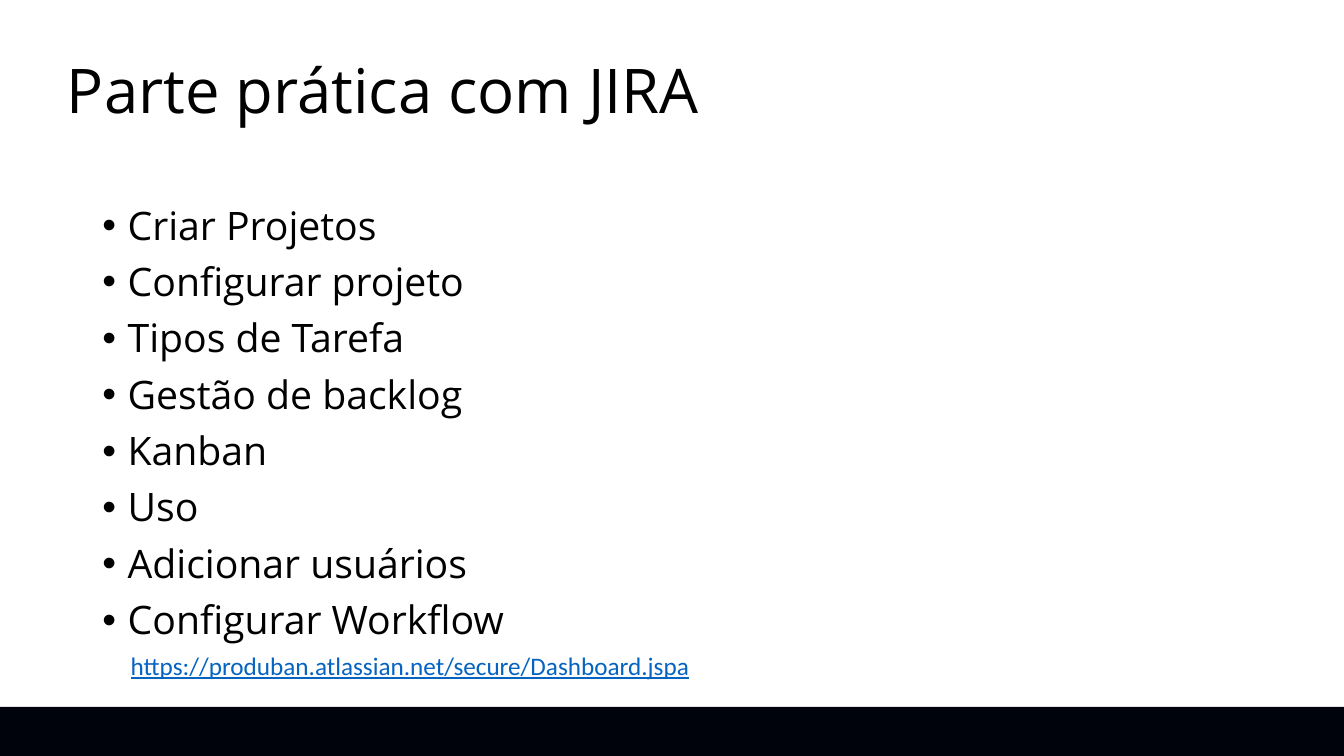
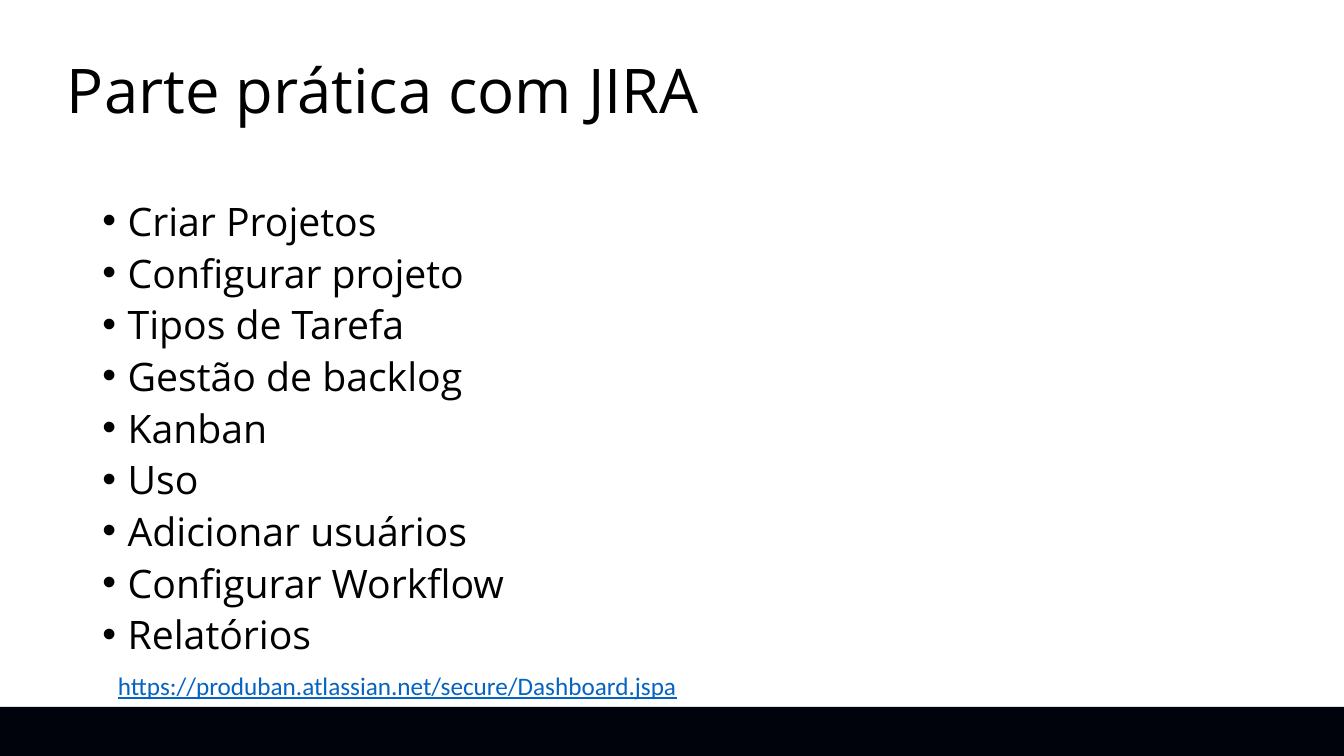
Before and after one commit to is44c/ALM-SerenityBR, a slide deck: slide 20 of Guias/Scrum e Jira/TreinamentoJira_ScrumMasterPO.pptx (slide 12 before the commit). Drawn at 1344x756 pixels with LibreOffice and Linux fonts; fonts in the diff are those of the drawing; background and template pictures are left out. Boxes give left, top, right and bottom in pixels: in the first picture for what was removed or moved away, otherwise in the second. Text is boxed around its words. In the diff, an @@ line names an element or a change of style, - is before the commit and + after.

```diff
--- a/Guias/Scrum e Jira/TreinamentoJira_ScrumMasterPO.pptx
+++ b/Guias/Scrum e Jira/TreinamentoJira_ScrumMasterPO.pptx
@@ text at (128,207,504,608): line spacing 0.9 to 0.8 @@
@@ text at (128,619,311,650): paragraph added @@
+• Relatórios
@@ text "https://produban.atlassian.net/secure/Dashboard.jspa": place and size @@
-text "https://produban.atlassian.net/secure/Dashboard.jspa" at (131,657,689,680)
+text "https://produban.atlassian.net/secure/Dashboard.jspa" at (118,677,676,700)
```
Also in this commit, not shown: 5 other slides changed, 8 slides added, 7 other files.
